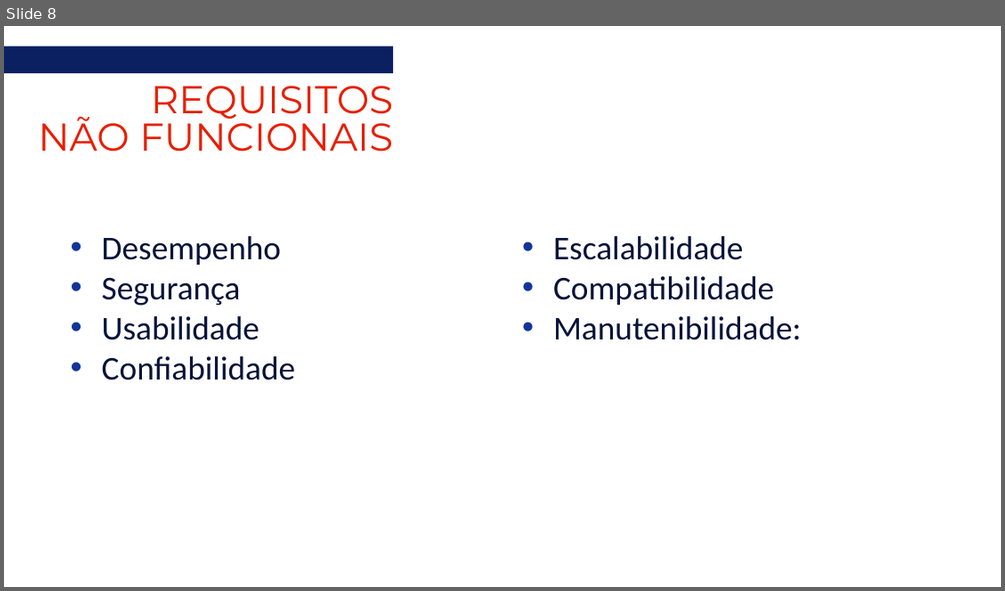
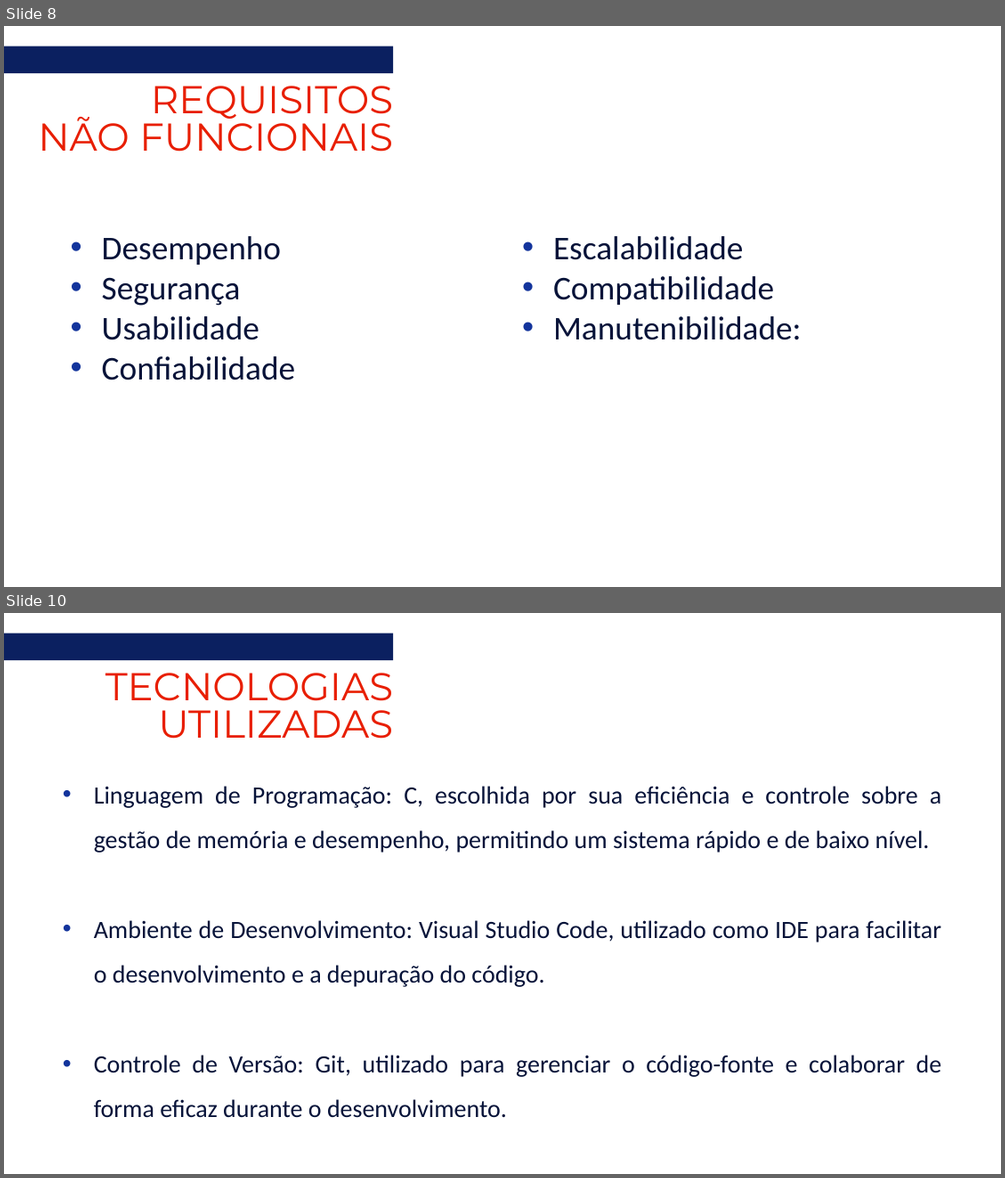
Before and after one commit to marcelo-belotto/projeto-ESI, a slide deck: docs/ReuniON.pptx. Shown one above the other, each under a label of ours: slide 8 before the commit, slides 8 and 10 after it; the slides between them are not shown. The pictures are 1005x591 and 1005x1178 pixels, drawn with LibreOffice and Linux fonts; fonts in the diff are those of the drawing. Boxes give left, top, right and bottom in pixels: in the first picture for what was removed or moved away, otherwise in the second. Text is boxed around its words. In the diff, an @@ line names an element or a change of style, - is before the commit and + after.

```diff
--- a/docs/ReuniON.pptx
+++ b/docs/ReuniON.pptx
@@ slide 10 added at <box>4,613,1001,1174</box>, background #FFFFFF @@
@@ rectangle added at <box>4,633,393,660</box>, fill #0B2060 @@
@@ text added at <box>105,673,393,738</box>, 28 pt, text #E81E01 @@
+TECNOLOGIAS UTILIZADAS
@@ subtitle added at <box>94,786,942,1118</box>, 18 pt, text #071339 @@
+• Linguagem de Programação: C, escolhida por sua eficiência e controle sobre a gestão de memória e desempenho, permitindo um sistema rápido e de baixo nível.
+• Ambiente de Desenvolvimento: Visual Studio Code, utilizado como IDE para facilitar o desenvolvimento e a depuração do código.
+• Controle de Versão: Git, utilizado para gerenciar o código-fonte e colaborar de forma eficaz durante o desenvolvimento.
```
Also in this commit, not shown: 1 slide changed, 7 other slides added, 2 slides removed.
